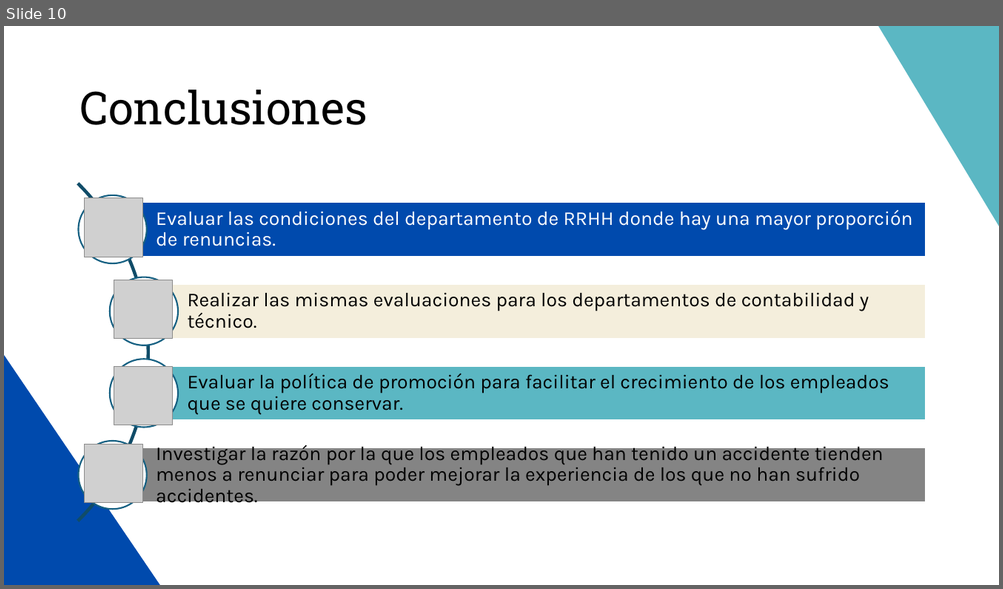
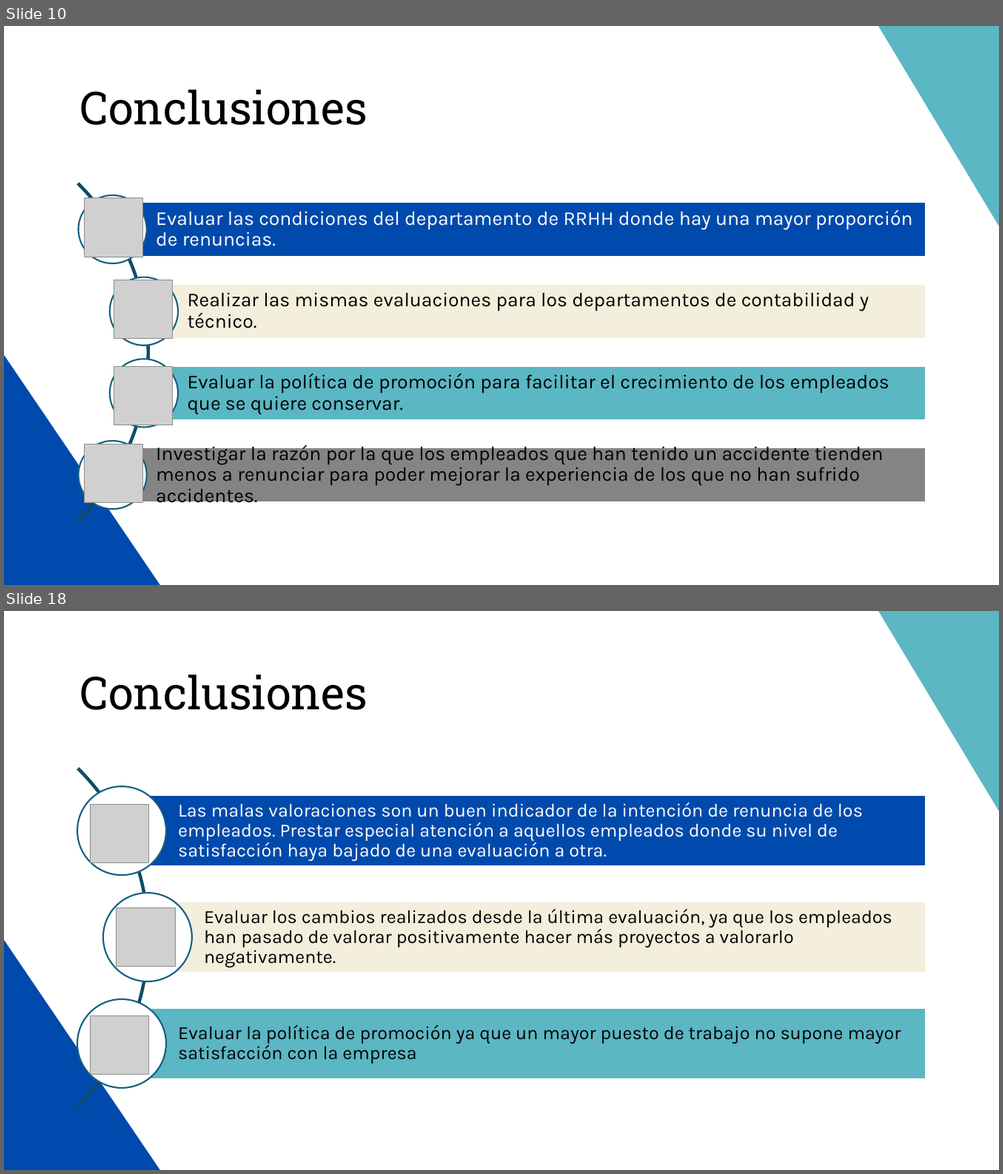
Before and after one commit to MiguelAMeloM/Miguel_DataAnalytics, a slide deck: RRHH/Data_Storytelling.pptx. Shown one above the other, each under a label of ours: slide 10 before the commit, slides 10 and 18 after it; the slides between them are not shown. The pictures are 1003x589 and 1003x1174 pixels, drawn with LibreOffice and Linux fonts; fonts in the diff are those of the drawing; grey boxes stand for pictures. Boxes give left, top, right and bottom in pixels: in the first picture for what was removed or moved away, otherwise in the second. Text is boxed around its words. In the diff, an @@ line names an element or a change of style, - is before the commit and + after.

```diff
--- a/RRHH/Data_Storytelling.pptx
+++ b/RRHH/Data_Storytelling.pptx
@@ slide 18 added at [4,611,999,1170], background #FFFFFF; not listed: 2 template elements that a slide beside it also shows @@
@@ title added at [79,675,367,710], 44 pt, text #000000 @@
+Conclusiones
@@ picture added at [91,805,150,864] @@
@@ picture added at [116,908,176,967] @@
@@ group added at [4,698,925,1170]: 3 rectangles, 3 texts, 3 ellipses, 1 arch (boxed as its full ring) @@
+Las malas valoraciones son un buen indicador de la intención de renuncia de los empleados. Prestar especial atención a aquellos empleados donde su nivel de satisfacción haya bajado de una evaluación a otra.
+Evaluar los cambios realizados desde la última evaluación, ya que los empleados han pasado de valorar positivamente hacer más proyectos a valorarlo negativamente.
+Evaluar la política de promoción ya que un mayor puesto de trabajo no supone mayor satisfacción con la empresa
@@ picture added at [91,1016,150,1075] @@
```
Also in this commit, not shown: 7 other slides added, 1 other file.
